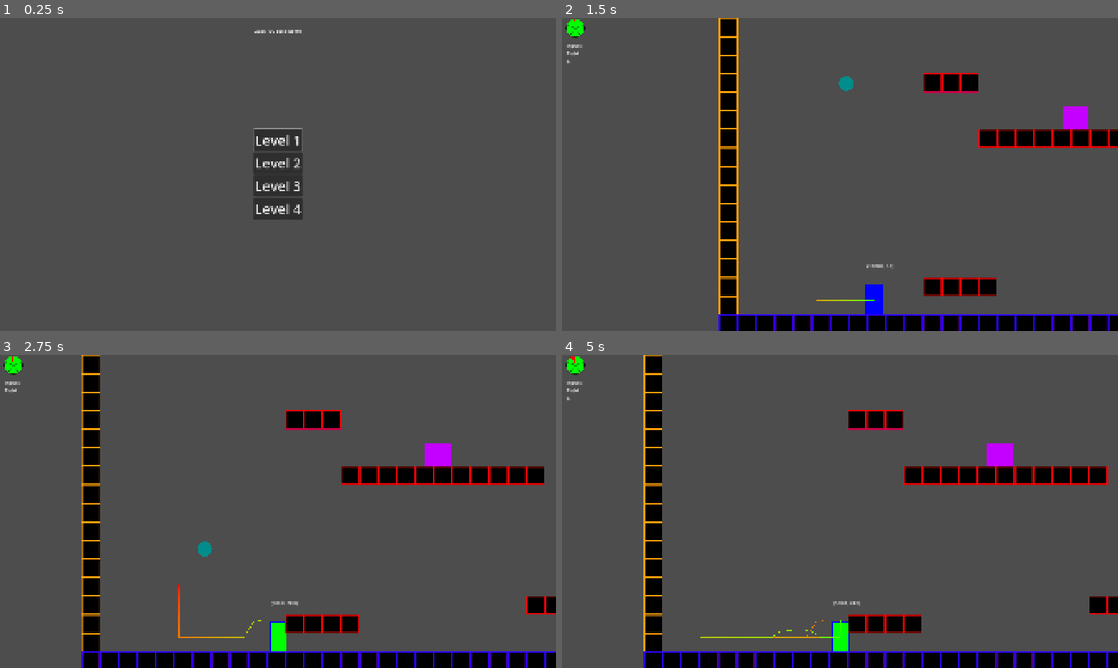
Above: before the commit, frames 1-4 (two rows, left to right).
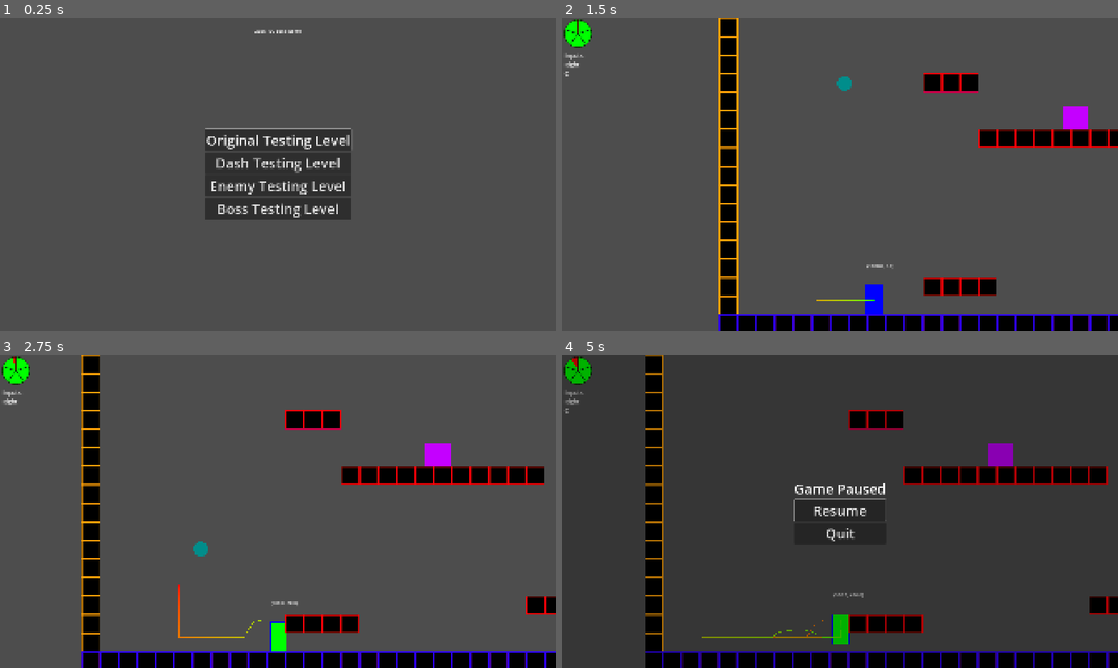
Above: after the commit, the same moments.

Repository: cmoll24/2025_IGC_Vela_Spark
Game: Godot game, scene res://src/main/title.tscn
Two runs of this game, one before a commit and one after it. Both use one fixed random seed, a clock stepped at 60 frames per second and the inputs below.
Inputs (mouse positions are in pixels of both pictures, inside the frame that each line leads up to):
- Up to frame 1 (0.25 s): no input
- Up to frame 2 (1.5 s): click "Level 1" (after the commit: "Original Testing Level") at 0.5 s; tap Enter at 1.25 s; move the mouse to (962, 158) at 1.27 s; hold Right (move_right) from 1.28 s (still down); hold C (dash) from 1.28 s (still down); click (962, 158) at 1.42 s
- Up to frame 3 (2.75 s): keep holding Right (move_right); tap Z (jump) at 1.52, 2.27 s; move the mouse to (166, 527) at 2.02 s; release C (dash) at 2.03 s; tap C (dash) at 2.1 s
- Up to frame 4 (5 s): move the mouse to (895, 442) at 2.77 s; release Right (move_right) at 2.78 s; hold Left (move_left) 2.78-3.53 s; hold C (dash) 2.78-3.53 s; move the mouse to (812, 574) at 3.52 s; hold Right (move_right) from 3.53 s (still down); tap C (dash) at 3.6 s; click (812, 574) at 3.67 s; tap Z (jump) at 3.77, 4.52 s; move the mouse to (1006, 558) at 4.27 s; hold C (dash) from 4.28 s (still down); tap Escape (pause, bound only after the commit) at 4.9 s

The runs differ from the first frame. In frame 1, 5.2% of the frame differs, in the area x 36-64%, y 35-65%; in frame 2, 0.4%; in frame 3, 0.5%; in frame 4, 6.9%, in the area x 0-100%, y 0-100%.

Commit message:
Added pause screen, heal with amount, level names, boss heals player

Diff:
--- a/2025-igc-boss/project.godot
+++ b/2025-igc-boss/project.godot
@@ -71,6 +71,11 @@
 "events": [Object(InputEventJoypadMotion,"resource_local_to_scene":false,"resource_name":"","device":-1,"axis":5,"axis_value":1.0,"script":null)
 ]
 }
+pause={
+"deadzone": 0.2,
+"events": [Object(InputEventKey,"resource_local_to_scene":false,"resource_name":"","device":-1,"window_id":0,"alt_pressed":false,"shift_pressed":false,"ctrl_pressed":false,"meta_pressed":false,"pressed":false,"keycode":0,"physical_keycode":4194305,"key_label":0,"unicode":0,"location":0,"echo":false,"script":null)
+]
+}
 
 [layer_names]
 
--- a/2025-igc-boss/src/boss/boss.gd
+++ b/2025-igc-boss/src/boss/boss.gd
@@ -41,4 +41,5 @@
 	take_damage(1)
 
 func die():
+	Global.get_player().health_control.full_heal()
 	queue_free()
--- a/2025-igc-boss/src/levels/level.gd
+++ b/2025-igc-boss/src/levels/level.gd
@@ -3,6 +3,8 @@
 
 @onready var player = $Player
 @onready var player_path = $Line2D
+
+@export var level_name : String
 
 func _process(_delta: float) -> void:
 	var current_player_pos = player.global_position
--- a/2025-igc-boss/src/levels/level_1V1.tscn
+++ b/2025-igc-boss/src/levels/level_1V1.tscn
@@ -39,6 +39,7 @@
 
 [node name="Level1" type="Node2D"]
 script = ExtResource("1_ih7hf")
+level_name = "Original Testing Level"
 
 [node name="Background" type="TextureRect" parent="."]
 visible = false
@@ -50,7 +51,8 @@
 stretch_mode = 1
 
 [node name="Boss" parent="." instance=ExtResource("6_bn18y")]
-position = Vector2(3630, 762)
+position = Vector2(3314, 795)
+boss_positions = Array[Vector2]([Vector2(2520, 775), Vector2(4162, 802)])
 
 [node name="Enemies" type="Node2D" parent="."]
 position = Vector2(388, 659)
--- a/2025-igc-boss/src/levels/level_1V2.tscn
+++ b/2025-igc-boss/src/levels/level_1V2.tscn
@@ -38,6 +38,7 @@
 
 [node name="Level1" type="Node2D"]
 script = ExtResource("1_ml2o2")
+level_name = "Dash Testing Level"
 
 [node name="Background" type="TextureRect" parent="."]
 visible = false
@@ -49,7 +50,8 @@
 stretch_mode = 1
 
 [node name="Boss" parent="." instance=ExtResource("8_7gubv")]
-position = Vector2(11680, 719)
+position = Vector2(11417, 744)
+boss_positions = Array[Vector2]([Vector2(11068, 774), Vector2(12573, 799)])
 
 [node name="Enemies" type="Node2D" parent="."]
 position = Vector2(388, 659)
@@ -100,7 +102,7 @@
 shape = SubResource("WorldBoundaryShape2D_ay5hh")
 
 [node name="TileMapLayer" type="TileMapLayer" parent="." groups=["obstacles"]]
-tile_map_data = PackedByteArray("AAD7/xAAAQAAAAIAAAD8/xAAAQA …(10815 unchanged characters)… AAAAEAAAAkAA4AAQAAAAEAAAAkAA8AAQAAAAEAAAA=")
+tile_map_data = PackedByteArray("AAD7/xAAAQAAAAIAAAD8/xAAAQA …(10815 unchanged characters)… AAAAEAAAAkAA4AAQAAAAEAAAAkAA8AAQAAAAEAAADMAAsAAQAAAAEAAADNAAsAAQAAAAEAAADOAAsAAQAAAAEAAADPAAsAAQAAAAEAAAA=")
 tile_set = SubResource("TileSet_riplu")
 navigation_enabled = false
 
--- a/2025-igc-boss/src/levels/level_1V3.tscn
+++ b/2025-igc-boss/src/levels/level_1V3.tscn
@@ -1,8 +1,7 @@
-[gd_scene load_steps=15 format=4 uid="uid://dp3i36qxl3hlk"]
+[gd_scene load_steps=14 format=4 uid="uid://dp3i36qxl3hlk"]
 
 [ext_resource type="Script" uid="uid://c5lrvtf7k18k6" path="res://src/levels/level.gd" id="1_lumac"]
 [ext_resource type="Texture2D" uid="uid://dgxkgog6itxut" path="res://assets/debug/debug_background.jpg" id="2_yy8bf"]
-[ext_resource type="PackedScene" uid="uid://bl2j811r6vaa7" path="res://src/boss/boss.tscn" id="3_byd4i"]
 [ext_resource type="PackedScene" uid="uid://blrpedy6a2wjq" path="res://src/enemies/enemyArc/enemyArc.tscn" id="4_kf2bk"]
 [ext_resource type="PackedScene" uid="uid://ckeyt2issfig3" path="res://src/enemies/enemyStatic/enemeyStatic.tscn" id="4_lumac"]
 [ext_resource type="PackedScene" uid="uid://xw52pno6uah0" path="res://src/enemies/enemyFall/enemeyFall.tscn" id="5_8t5b4"]
@@ -38,6 +37,7 @@
 
 [node name="Level1" type="Node2D"]
 script = ExtResource("1_lumac")
+level_name = "Enemy Testing Level"
 
 [node name="Background" type="TextureRect" parent="."]
 visible = false
@@ -47,9 +47,6 @@
 offset_bottom = 1017.0
 texture = ExtResource("2_yy8bf")
 stretch_mode = 1
-
-[node name="Boss" parent="." instance=ExtResource("3_byd4i")]
-position = Vector2(5189, 667)
 
 [node name="Enemies" type="Node2D" parent="."]
 position = Vector2(388, 659)
--- a/2025-igc-boss/src/levels/level_1V4.tscn
+++ b/2025-igc-boss/src/levels/level_1V4.tscn
@@ -33,8 +33,9 @@
 interpolation_color_space = 2
 colors = PackedColorArray(1, 0, 0, 1, 0, 1, 0, 1)
 
-[node name="Level1" type="Node2D"]
+[node name="Level4" type="Node2D"]
 script = ExtResource("1_wj61h")
+level_name = "Boss Testing Level"
 
 [node name="Background" type="TextureRect" parent="."]
 visible = false
--- a/2025-igc-boss/src/main/Globals.gd
+++ b/2025-igc-boss/src/main/Globals.gd
@@ -9,6 +9,7 @@
 	return current_level_index
 
 func switch_to_level(new_index : int):
+	print("switching to level ", new_index)
 	current_level_index = new_index
 	get_tree().change_scene_to_file("res://src/main/game.tscn")
 
@@ -17,3 +18,9 @@
 
 func get_player():
 	return game_scene.current_level.get_player()
+
+func switch_to_title():
+	print('switching back to title')
+	current_level_index = null
+	game_scene = null
+	get_tree().change_scene_to_file("res://src/main/title.tscn")
--- a/2025-igc-boss/src/main/game.tscn
+++ b/2025-igc-boss/src/main/game.tscn
@@ -1,7 +1,8 @@
-[gd_scene load_steps=3 format=3 uid="uid://olle5ehbv4l3"]
+[gd_scene load_steps=4 format=3 uid="uid://olle5ehbv4l3"]
 
 [ext_resource type="Script" uid="uid://b5ef2g6cfo7c2" path="res://src/main/game.gd" id="1_4n6et"]
 [ext_resource type="PackedScene" uid="uid://dxq44n7s3ceta" path="res://src/main/hud.tscn" id="2_lghd3"]
+[ext_resource type="PackedScene" uid="uid://dhygbolntnhnm" path="res://src/ui/pause.tscn" id="3_lghd3"]
 
 [node name="Game" type="Control"]
 layout_mode = 3
@@ -18,3 +19,5 @@
 offset_bottom = 40.0
 
 [node name="HUD" parent="." instance=ExtResource("2_lghd3")]
+
+[node name="Pause" parent="." instance=ExtResource("3_lghd3")]
--- a/2025-igc-boss/src/main/hud.tscn
+++ b/2025-igc-boss/src/main/hud.tscn
@@ -8,17 +8,19 @@
 script = ExtResource("1_7of0l")
 
 [node name="PlayerInputs" type="Label" parent="."]
-offset_left = 17.0
-offset_top = 84.0
-offset_right = 71.0
-offset_bottom = 107.0
+offset_left = 9.0
+offset_top = 116.0
+offset_right = 77.0
+offset_bottom = 144.0
+theme_override_font_sizes/font_size = 20
 text = "Inputs:"
 
 [node name="TextureProgressBar" type="TextureProgressBar" parent="."]
-offset_left = 14.0
-offset_top = 3.0
-offset_right = 78.0
-offset_bottom = 67.0
+offset_left = 7.0
+offset_top = 6.0
+offset_right = 71.0
+offset_bottom = 70.0
+scale = Vector2(1.5, 1.5)
 fill_mode = 4
 texture_under = ExtResource("2_4dl7s")
 texture_over = ExtResource("3_yo4nc")
--- a/2025-igc-boss/src/player/playerController.gd
+++ b/2025-igc-boss/src/player/playerController.gd
@@ -42,6 +42,7 @@
 
 func die():
 	print("player died")
+	queue_free()
 	get_tree().reload_current_scene()
 
 func respawn():
@@ -82,5 +83,5 @@
 
 func killed_enemy(_body: Node2D):
 	print('Enemy Slain')
-	health_control.heal()
+	health_control.heal(10)
 	#move_control.dash()
--- a/2025-igc-boss/src/player/playerHealth.gd
+++ b/2025-igc-boss/src/player/playerHealth.gd
@@ -70,7 +70,10 @@
 			danger_count += 1
 	return danger_count == 0
 
-func heal():
+func heal(amount : float):
 	#health = int(health) + (10 - int(health) % 10)
-	health += 15
+	health += amount
 	health = min(health, MAX_HEALTH)
+
+func full_heal():
+	health = MAX_HEALTH
--- a/2025-igc-boss/src/ui/levelSelector.gd
+++ b/2025-igc-boss/src/ui/levelSelector.gd
@@ -1,11 +1,18 @@
 extends Button
 class_name LevelSelector
+
+var level_file_path = "res://src/levels/level_1V{level_num}.tscn"
 
 var level_number = 1
 
 func set_level_number(new_level_number):
+	var level_scene : PackedScene = load(level_file_path.format({"level_num" : new_level_number}))
+	var level : Level = level_scene.instantiate()
+
 	level_number = new_level_number
-	text = "Level " + str(level_number)
+	text = level.level_name
+
+	level.queue_free()
 
 func _on_pressed() -> void:
 	Global.switch_to_level(level_number)
--- /dev/null
+++ b/2025-igc-boss/src/ui/pause.gd
@@ -0,0 +1,23 @@
+extends CanvasLayer
+
+@onready var resume = $Menu/Resume
+
+func _ready() -> void:
+	visible = false
+
+func _input(event: InputEvent) -> void:
+	if event.is_action_pressed("pause"):
+		var new_pause_state = not get_tree().paused
+		get_tree().paused = new_pause_state
+		visible = new_pause_state
+		resume.grab_focus()
+
+func _on_resume_pressed() -> void:
+	var pause_event = InputEventAction.new()
+	pause_event.action = "pause"
+	pause_event.pressed = true
+	Input.parse_input_event(pause_event)
+
+func _on_quit_pressed() -> void:
+	get_tree().paused = false
+	Global.switch_to_title()
--- /dev/null
+++ b/2025-igc-boss/src/ui/pause.tscn
@@ -0,0 +1,46 @@
+[gd_scene load_steps=2 format=3 uid="uid://dhygbolntnhnm"]
+
+[ext_resource type="Script" uid="uid://pn1xxh8yefk4" path="res://src/ui/pause.gd" id="1_3v2ig"]
+
+[node name="Pause" type="CanvasLayer"]
+process_mode = 3
+script = ExtResource("1_3v2ig")
+
+[node name="ColorRect" type="ColorRect" parent="."]
+anchors_preset = 15
+anchor_right = 1.0
+anchor_bottom = 1.0
+grow_horizontal = 2
+grow_vertical = 2
+color = Color(0, 0, 0, 0.3)
+
+[node name="Menu" type="VBoxContainer" parent="."]
+anchors_preset = 8
+anchor_left = 0.5
+anchor_top = 0.5
+anchor_right = 0.5
+anchor_bottom = 0.5
+offset_left = -53.0
+offset_top = -20.0
+offset_right = 53.0
+offset_bottom = 20.0
+grow_horizontal = 2
+grow_vertical = 2
+
+[node name="Label" type="Label" parent="Menu"]
+layout_mode = 2
+theme_override_font_sizes/font_size = 48
+text = "Game Paused"
+
+[node name="Resume" type="Button" parent="Menu"]
+layout_mode = 2
+theme_override_font_sizes/font_size = 48
+text = "Resume"
+
+[node name="Quit" type="Button" parent="Menu"]
+layout_mode = 2
+theme_override_font_sizes/font_size = 48
+text = "Quit"
+
+[connection signal="pressed" from="Menu/Resume" to="." method="_on_resume_pressed"]
+[connection signal="pressed" from="Menu/Quit" to="." method="_on_quit_pressed"]
Not shown, added: 2025-igc-boss/src/ui/pause.gd.uid
